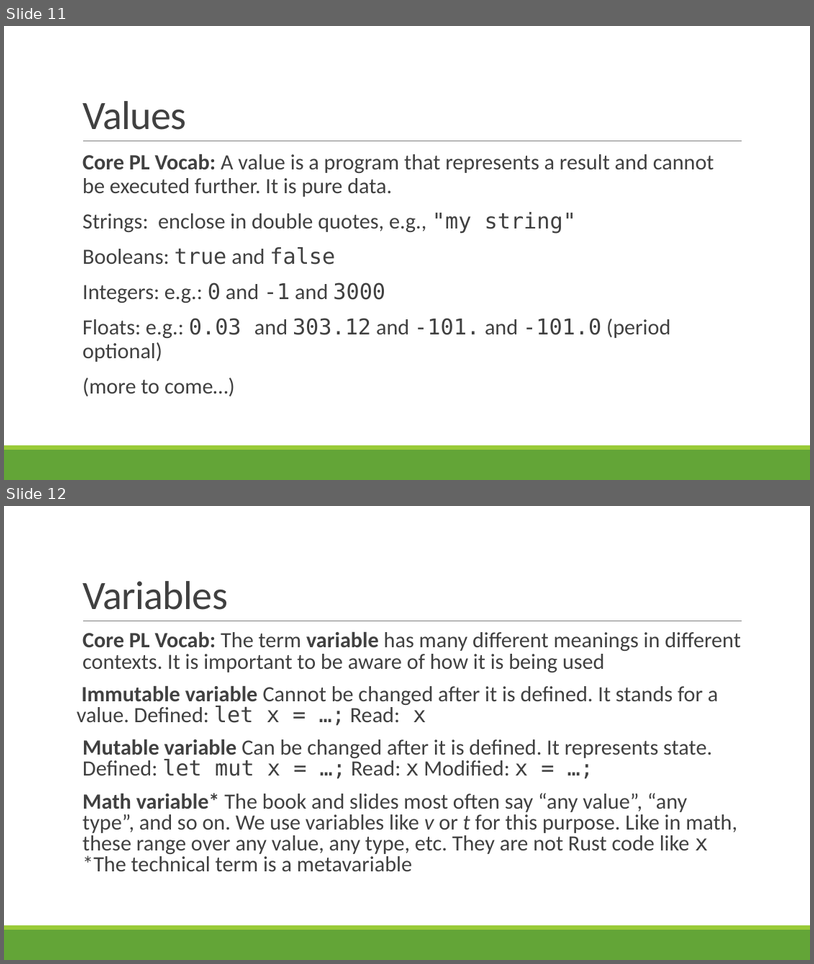
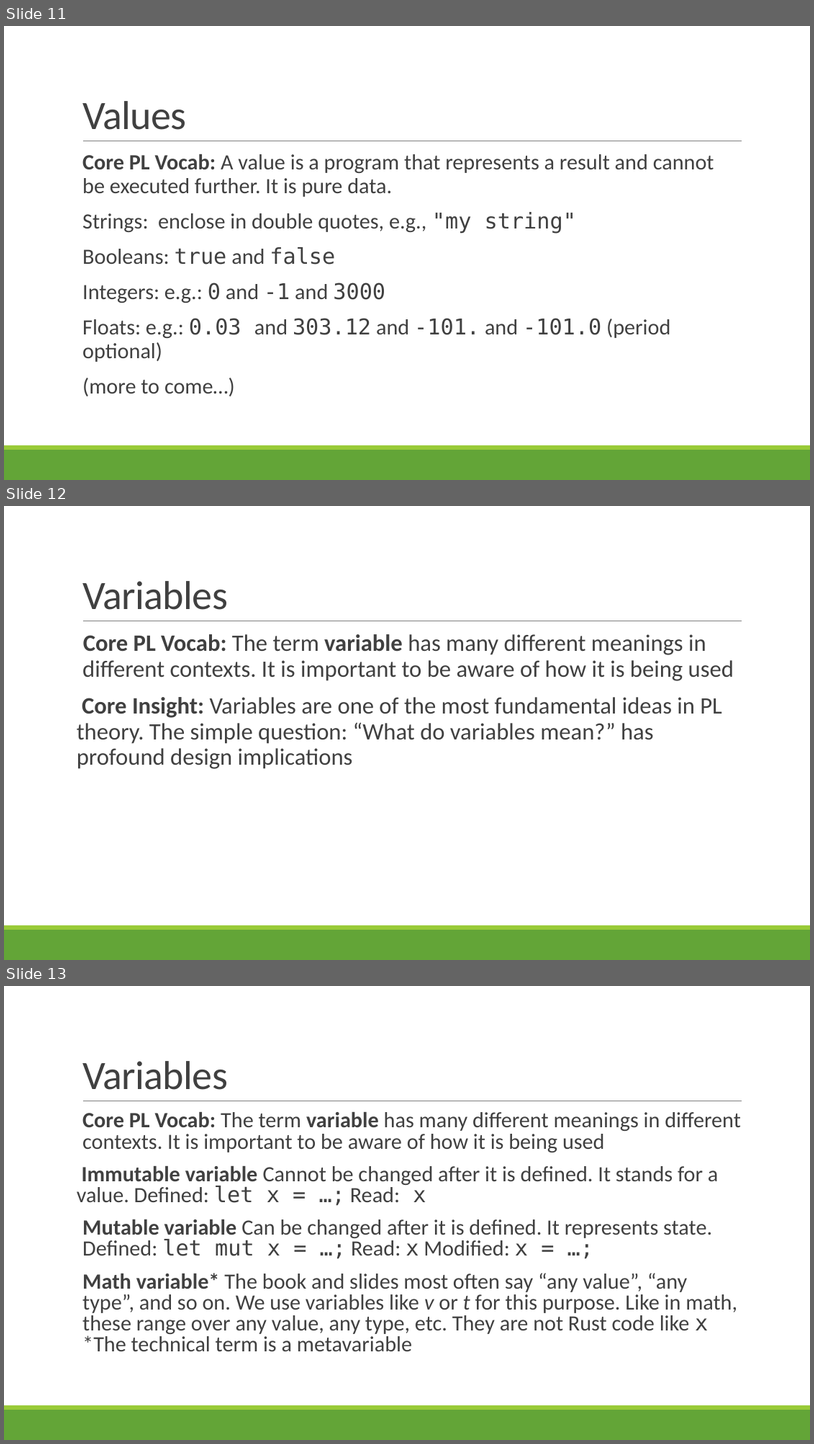
Before and after one commit to rbohrer/pl-course, a slide deck: LectureSlides/02Rust.pptx. Shown one above the other, each under a label of ours: slides 11 and 12 before the commit, slides 11, 12 and 13 after it. The pictures are 814x964 and 814x1444 pixels, drawn with LibreOffice and Linux fonts; fonts in the diff are those of the drawing. Boxes give left, top, right and bottom in pixels: in the first picture for what was removed or moved away, otherwise in the second. Text is boxed around its words. In the diff, an @@ line names an element or a change of style, - is before the commit and + after.

```diff
--- a/LectureSlides/02Rust.pptx
+++ b/LectureSlides/02Rust.pptx
@@ slide 12 added at [4,506,810,960], background #FFFFFF; not listed: 3 template elements that a slide beside it also shows @@
@@ title added at [82,581,228,610], 48 pt, text #404040 @@
+Variables
@@ text added at [77,634,734,769], 28 pt, text #404040 @@
+  Core PL Vocab: The term variable has many different meanings in different contexts. It is important to be aware of how it is being used
+Core Insight: Variables are one of the most fundamental ideas in PL theory. The simple question: “What do variables mean?” has profound design implications
@@ what was slide 12 is now slide 13 @@
```
Also in this commit, not shown: 5 slides changed.
